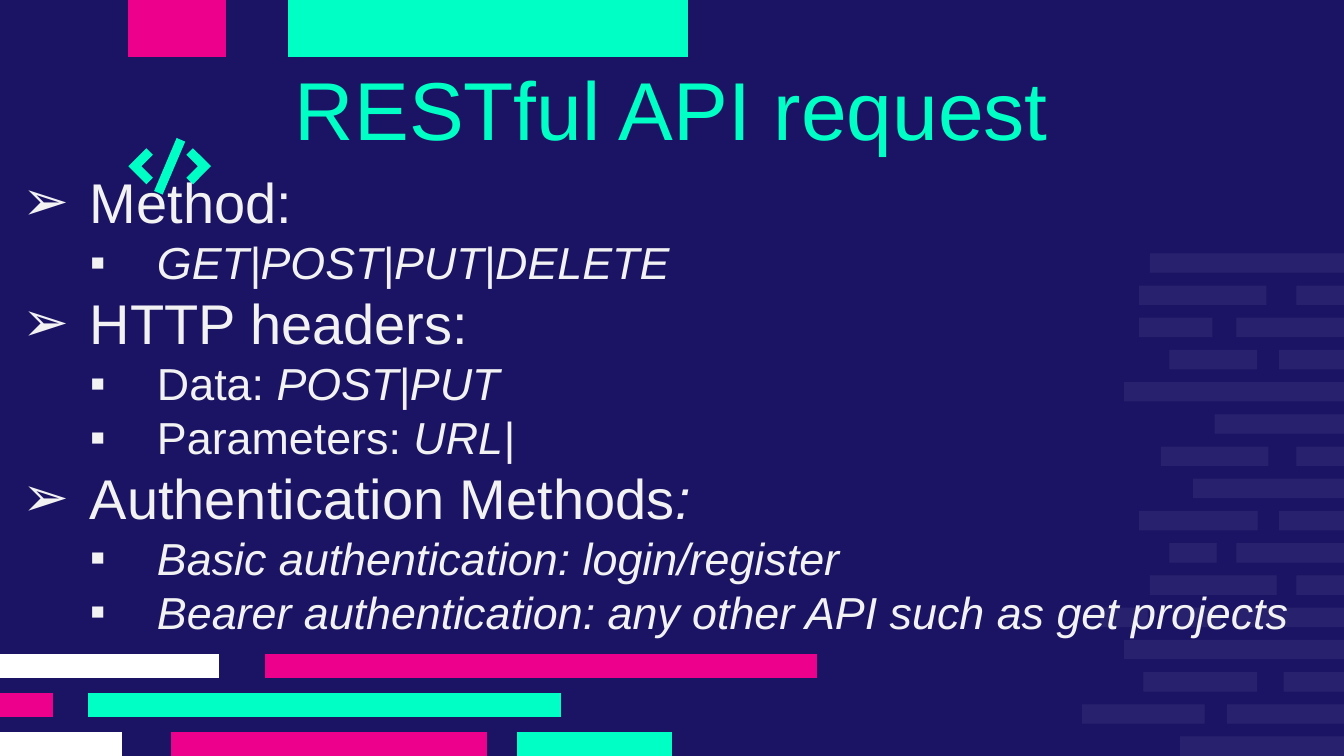
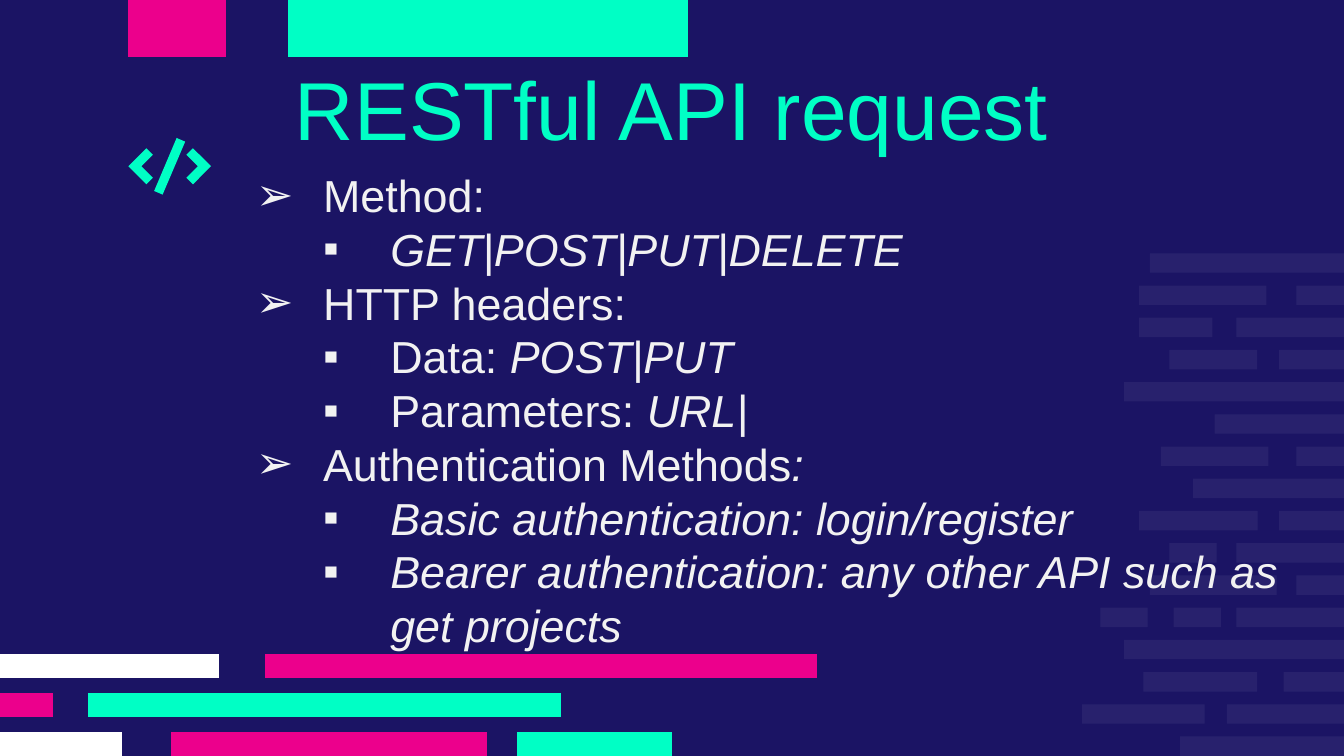
Before and after one commit to razan-hayajneh/TaskManagementProject, a slide deck: slide 8 of Documents/TaskManagementPresentation.pptx. Drawn at 1344x756 pixels with LibreOffice and Linux fonts; fonts in the diff are those of the drawing. Boxes give left, top, right and bottom in pixels: in the first picture for what was removed or moved away, otherwise in the second. Text is boxed around its words. In the diff, an @@ line names an element or a change of style, - is before the commit and + after.

```diff
--- a/Documents/TaskManagementPresentation.pptx
+++ b/Documents/TaskManagementPresentation.pptx
@@ text "Method:": place and size @@
-text "Method:" at bbox=[90, 179, 1288, 638]
+text "Method:" at bbox=[323, 179, 1277, 651]
@@ text at bbox=[323, 179, 803, 482]: size 30 to 24 pt in "Method:", "HTTP headers:", "Authentication Methods:" @@
```
Also in this commit, not shown: 3 other slides changed, 1 other file.
